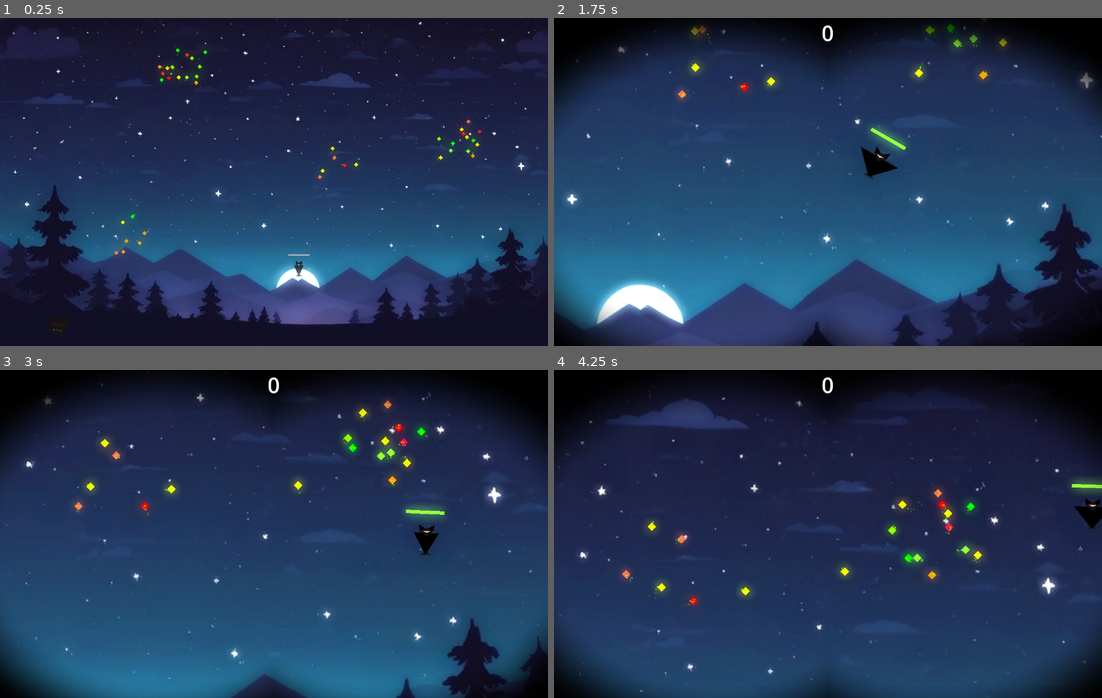
Above: before the commit, frames 1-4 (two rows, left to right).
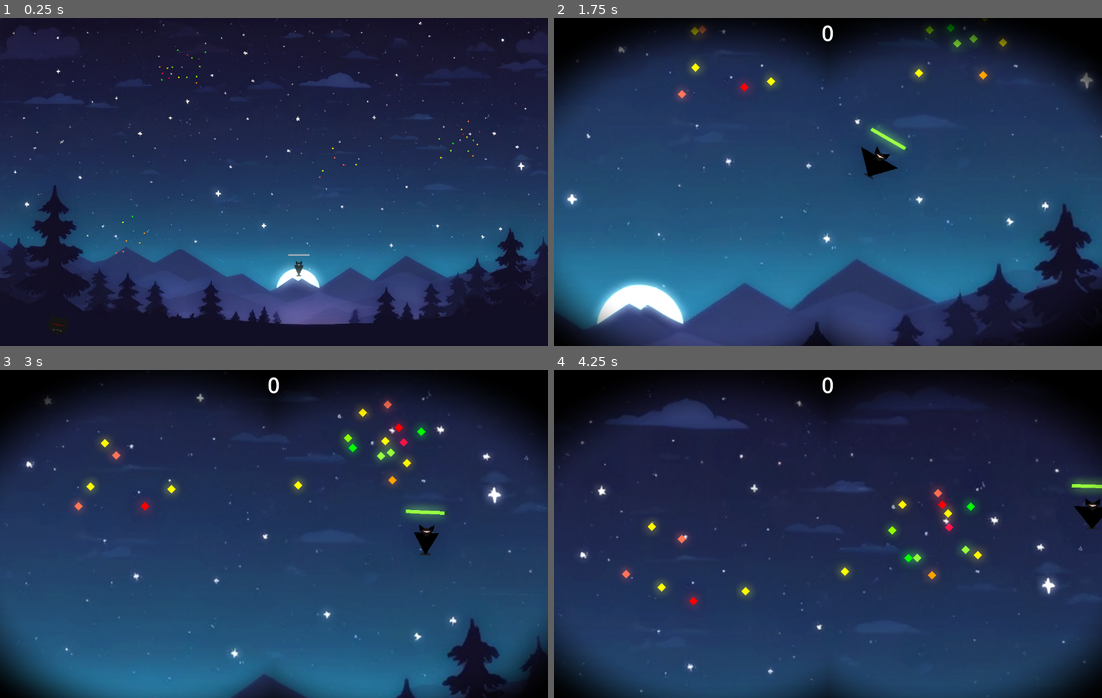
Above: after the commit, the same moments.

Repository: straightOn/FarthestBat
Game: Godot game, scene res://testarea.tscn
Same seed, same stepped clock (60 frames per second), same inputs: the game is played once before the commit and once after it.
Inputs (mouse positions are in pixels of both pictures, inside the frame that each line leads up to):
- Up to frame 1 (0.25 s): no input
- Up to frame 2 (1.75 s): tap Enter (ui_accept) at 0.5, 0.77, 1.07, 1.52 s; move the mouse to (855, 270) at 0.52 s; press the mouse at (855, 270) at 0.53 s; hold Right (ui_right) from 0.53 s (still down); move the mouse to (855, 185) at 1.27 s; release the mouse at (855, 185) at 1.28 s; click (855, 185) at 1.35 s
- Up to frame 3 (3 s): tap Enter (ui_accept) at 1.82 s; move the mouse to (350, 514) at 2.02 s; release Right (ui_right) at 2.03 s; press the mouse at (350, 514) at 2.03 s; hold Left (ui_left) 2.03-2.78 s; move the mouse to (246, 599) at 2.77 s; release the mouse at (246, 599) at 2.78 s; hold Right (ui_right) from 2.78 s (still down); click (246, 599) at 2.85 s
- Up to frame 4 (4.25 s): keep holding Right (ui_right); tap Enter (ui_accept) at 3.02, 3.32, 3.77, 4.07 s; move the mouse to (992, 583) at 3.52 s; press the mouse at (992, 583) at 3.53 s

The runs differ from the first frame. In frame 1, 0.3% of the frame differs, in the area x 20-88%, y 9-73%; in frame 2, less than 0.1%; in frame 3, less than 0.1%; in frame 4, less than 0.1%.
Error in both runs: Cannot call method 'start' on a null value. (res://testarea.gd:35)

Commit message:
added spawn and despawn animation for firefly

Diff:
--- a/world/firefly.tscn
+++ b/world/firefly.tscn
@@ -15,6 +15,9 @@
 [sub_resource type="ParticleProcessMaterial" id="ParticleProcessMaterial_ktdxm"]
 lifetime_randomness = 0.1
 direction = Vector3(1, 1, 1)
+spread = 180.0
+initial_velocity_min = 50.0
+initial_velocity_max = 50.0
 gravity = Vector3(0, 98, 0)
 scale_min = 0.0
 scale_max = 1.5
@@ -23,12 +26,114 @@
 
 [sub_resource type="Animation" id="Animation_l2py0"]
 resource_name = "despawn"
+length = 0.6
+tracks/0/type = "value"
+tracks/0/imported = false
+tracks/0/enabled = true
+tracks/0/path = NodePath("Polygon2D:scale")
+tracks/0/interp = 1
+tracks/0/loop_wrap = true
+tracks/0/keys = {
+"times": PackedFloat32Array(0, 0.6),
+"transitions": PackedFloat32Array(1, 1),
+"update": 0,
+"values": [Vector2(1, 1), Vector2(0.1, 0.1)]
+}
+tracks/1/type = "value"
+tracks/1/imported = false
+tracks/1/enabled = true
+tracks/1/path = NodePath("Polygon2D:rotation")
+tracks/1/interp = 1
+tracks/1/loop_wrap = true
+tracks/1/keys = {
+"times": PackedFloat32Array(0, 0.6),
+"transitions": PackedFloat32Array(1, 1),
+"update": 0,
+"values": [0.0, 0.785398]
+}
+tracks/2/type = "value"
+tracks/2/imported = false
+tracks/2/enabled = true
+tracks/2/path = NodePath("GPUParticles2D:emitting")
+tracks/2/interp = 1
+tracks/2/loop_wrap = true
+tracks/2/keys = {
+"times": PackedFloat32Array(0, 0.6),
+"transitions": PackedFloat32Array(1, 1),
+"update": 1,
+"values": [true, false]
+}
 
 [sub_resource type="Animation" id="Animation_8fyme"]
 resource_name = "spawn"
+length = 0.6
+tracks/0/type = "value"
+tracks/0/imported = false
+tracks/0/enabled = true
+tracks/0/path = NodePath("Polygon2D:scale")
+tracks/0/interp = 1
+tracks/0/loop_wrap = true
+tracks/0/keys = {
+"times": PackedFloat32Array(0, 0.6),
+"transitions": PackedFloat32Array(1, 1),
+"update": 0,
+"values": [Vector2(0.1, 0.1), Vector2(1, 1)]
+}
+tracks/1/type = "value"
+tracks/1/imported = false
+tracks/1/enabled = true
+tracks/1/path = NodePath("Polygon2D:rotation")
+tracks/1/interp = 1
+tracks/1/loop_wrap = true
+tracks/1/keys = {
+"times": PackedFloat32Array(0, 0.6),
+"transitions": PackedFloat32Array(1, 1),
+"update": 0,
+"values": [-0.785398, 0.0]
+}
+
+[sub_resource type="Animation" id="Animation_26f87"]
+length = 0.001
+tracks/0/type = "value"
+tracks/0/imported = false
+tracks/0/enabled = true
+tracks/0/path = NodePath("Polygon2D:scale")
+tracks/0/interp = 1
+tracks/0/loop_wrap = true
+tracks/0/keys = {
+"times": PackedFloat32Array(0),
+"transitions": PackedFloat32Array(1),
+"update": 0,
+"values": [Vector2(1, 1)]
+}
+tracks/1/type = "value"
+tracks/1/imported = false
+tracks/1/enabled = true
+tracks/1/path = NodePath("Polygon2D:rotation")
+tracks/1/interp = 1
+tracks/1/loop_wrap = true
+tracks/1/keys = {
+"times": PackedFloat32Array(0),
+"transitions": PackedFloat32Array(1),
+"update": 0,
+"values": [0.0]
+}
+tracks/2/type = "value"
+tracks/2/imported = false
+tracks/2/enabled = true
+tracks/2/path = NodePath("GPUParticles2D:emitting")
+tracks/2/interp = 1
+tracks/2/loop_wrap = true
+tracks/2/keys = {
+"times": PackedFloat32Array(0),
+"transitions": PackedFloat32Array(1),
+"update": 1,
+"values": [false]
+}
 
 [sub_resource type="AnimationLibrary" id="AnimationLibrary_kfiri"]
 _data = {
+"RESET": SubResource("Animation_26f87"),
 "despawn": SubResource("Animation_l2py0"),
 "spawn": SubResource("Animation_8fyme")
 }
@@ -47,8 +152,10 @@
 
 [node name="GPUParticles2D" type="GPUParticles2D" parent="."]
 unique_name_in_owner = true
+emitting = false
 amount = 100
 process_material = SubResource("ParticleProcessMaterial_ktdxm")
+explosiveness = 1.0
 
 [node name="AnimationPlayer" type="AnimationPlayer" parent="."]
 unique_name_in_owner = true
Not shown: 1 places in world/firefly.tscn that only renumber resources
